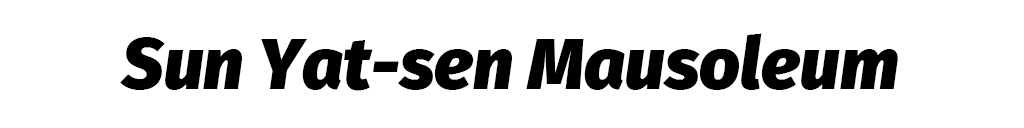
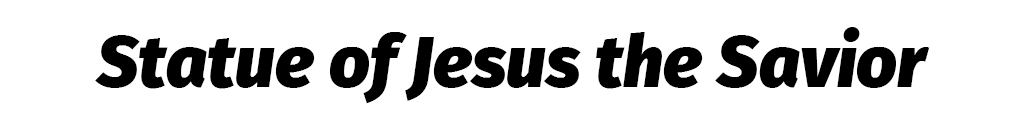
Layered file, before and after one edit (1024x128). Changes by layer:
renamed "Sun Yat-sen Mausoleum" to "Statue of Jesus the Savior", painted on it over [95,27,930,104]
